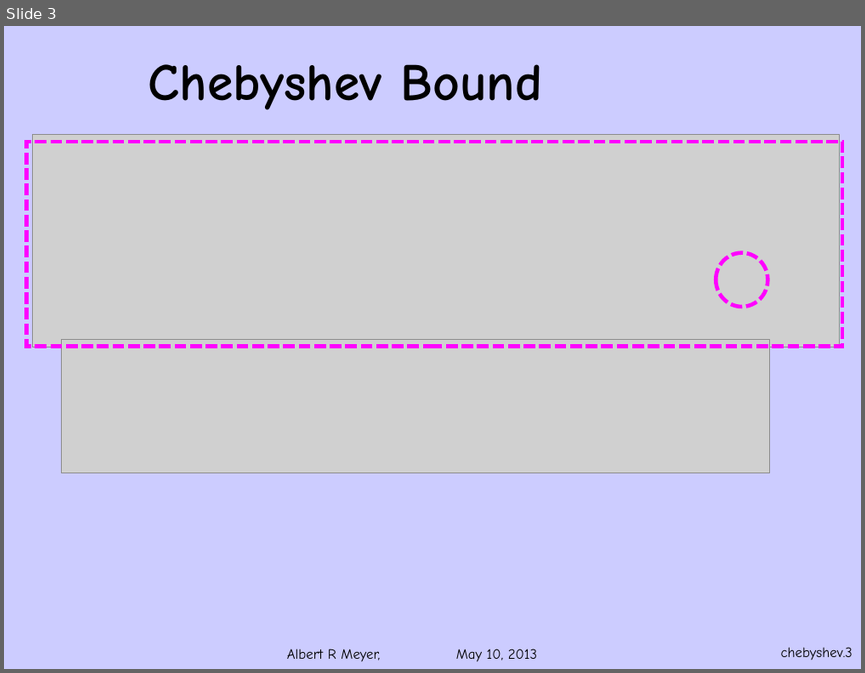
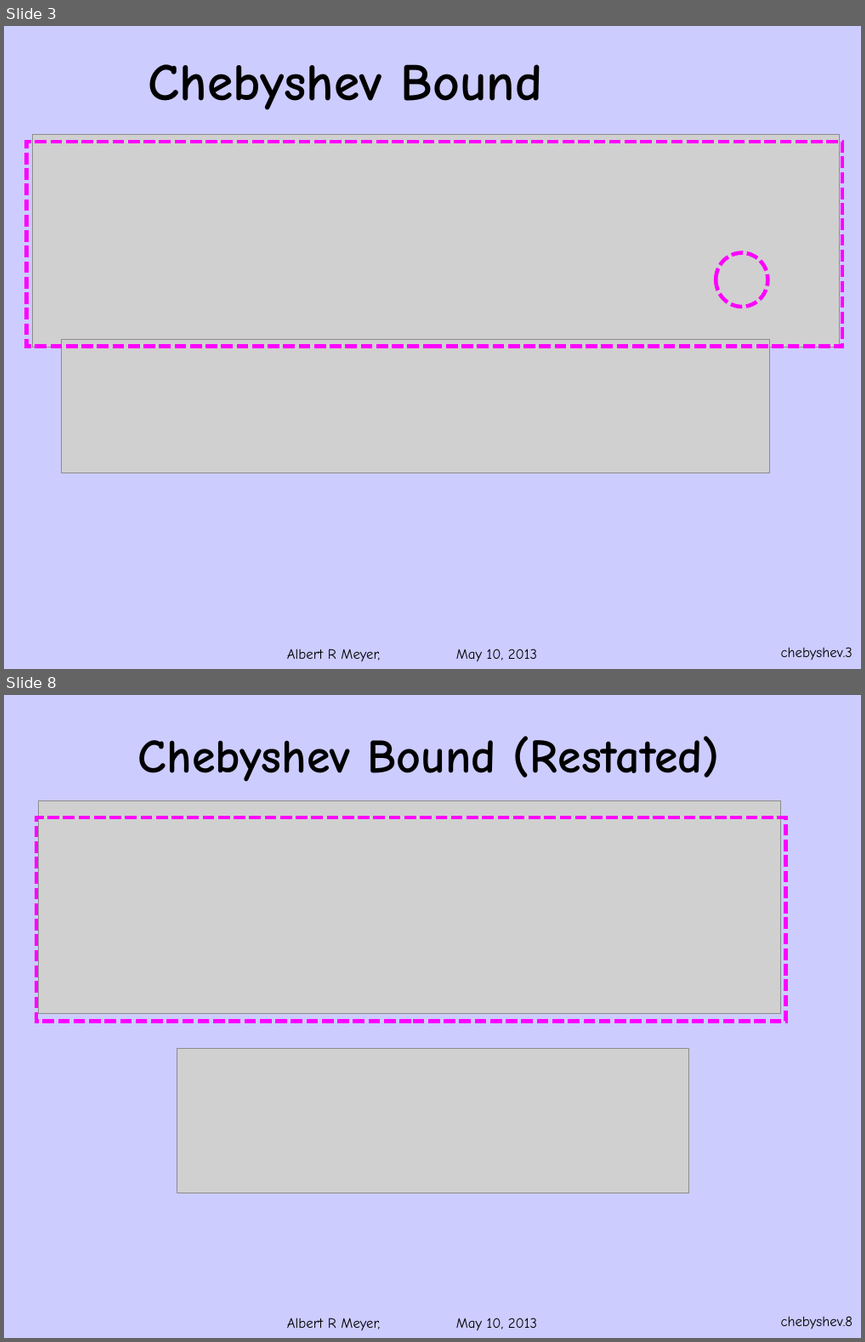
Before and after one commit to armeyer/mcs_web, a slide deck: spring13/slides13/deviation-chebyshev.pptx. Shown one above the other, each under a label of ours: slide 3 before the commit, slides 3 and 8 after it; the slides between them are not shown. The pictures are 865x673 and 865x1342 pixels, drawn with LibreOffice and Linux fonts; fonts in the diff are those of the drawing; grey boxes stand for pictures; background and template pictures are left out. Boxes give left, top, right and bottom in pixels: in the first picture for what was removed or moved away, otherwise in the second. Text is boxed around its words. In the diff, an @@ line names an element or a change of style, - is before the commit and + after.

```diff
--- a/spring13/slides13/deviation-chebyshev.pptx
+++ b/spring13/slides13/deviation-chebyshev.pptx
@@ slide 8 added at [4, 695, 861, 1338], background #CCCCFF; not listed: 2 template elements that a slide beside it also shows @@
@@ title added at [138, 736, 720, 782], 40 pt, text #000000, bold @@
+Chebyshev Bound (Restated)
@@ rectangle added at [36, 817, 786, 1021], outline #FF00FF 3.25 pt dashed @@
@@ picture added at [38, 800, 780, 1013] @@
@@ picture added at [177, 1048, 689, 1192] @@
```
Also in this commit, not shown: 3 slides changed, 4 other slides added, 4 other files.
